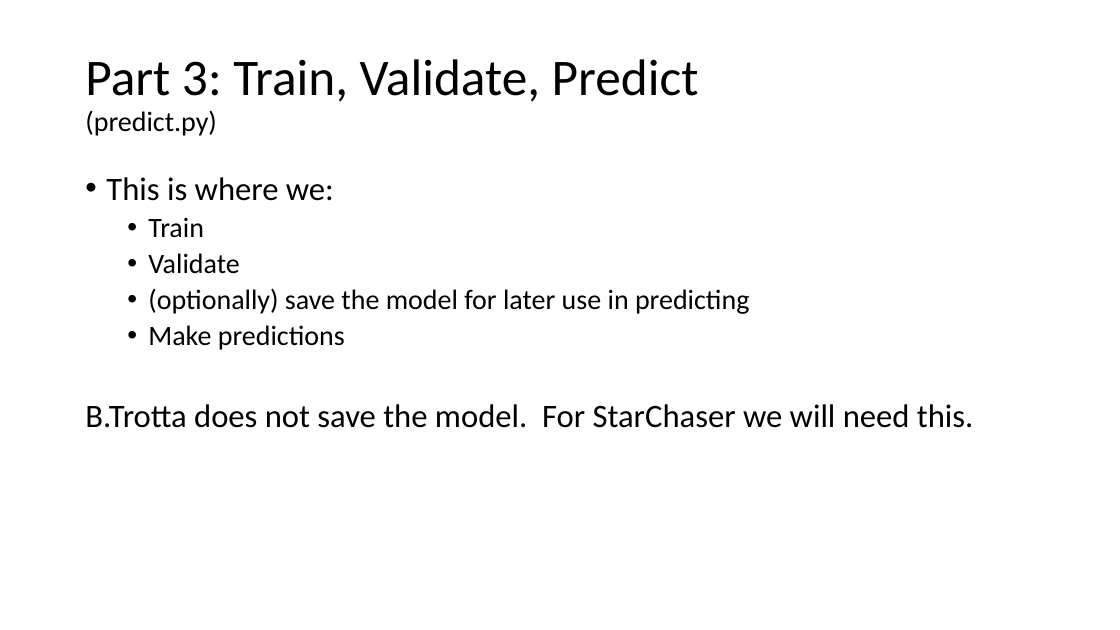
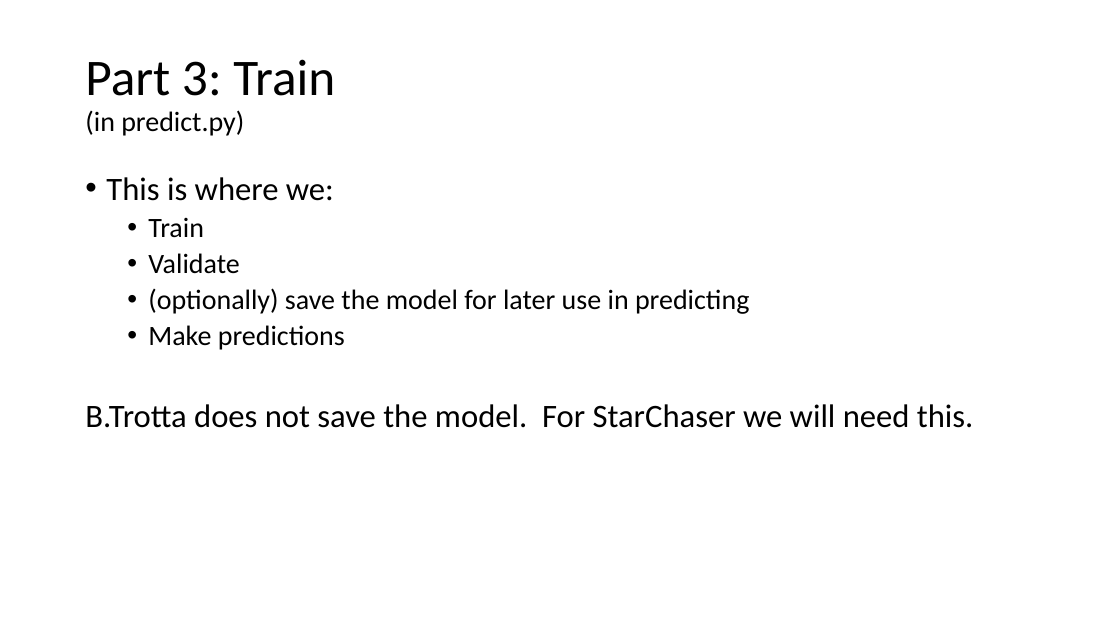
Before and after one commit to cwinsor/kaggle_plasticc, a slide deck: slide 45 of Kaggle_PLAsTiCC_and_B_Trotta_code_walk.pptx. Drawn at 1120x630 pixels with LibreOffice and Linux fonts; fonts in the diff are those of the drawing. Boxes give left, top, right and bottom in pixels: in the first picture for what was removed or moved away, otherwise in the second. Text is boxed around its words. In the diff, an @@ line names an element or a change of style, - is before the commit and + after.

```diff
--- a/Kaggle_PLAsTiCC_and_B_Trotta_code_walk.pptx
+++ b/Kaggle_PLAsTiCC_and_B_Trotta_code_walk.pptx
@@ title at <box>85,59,335,136</box>: text changed; size 44 to 24 pt @@
-Part 3: Train, Validate, Predict
-(predict.py)
+Part 3: Train
+(in predict.py)
```
Also in this commit, not shown: 1 other slide changed, 6 slides added, 1 slide removed, 10 other files.
